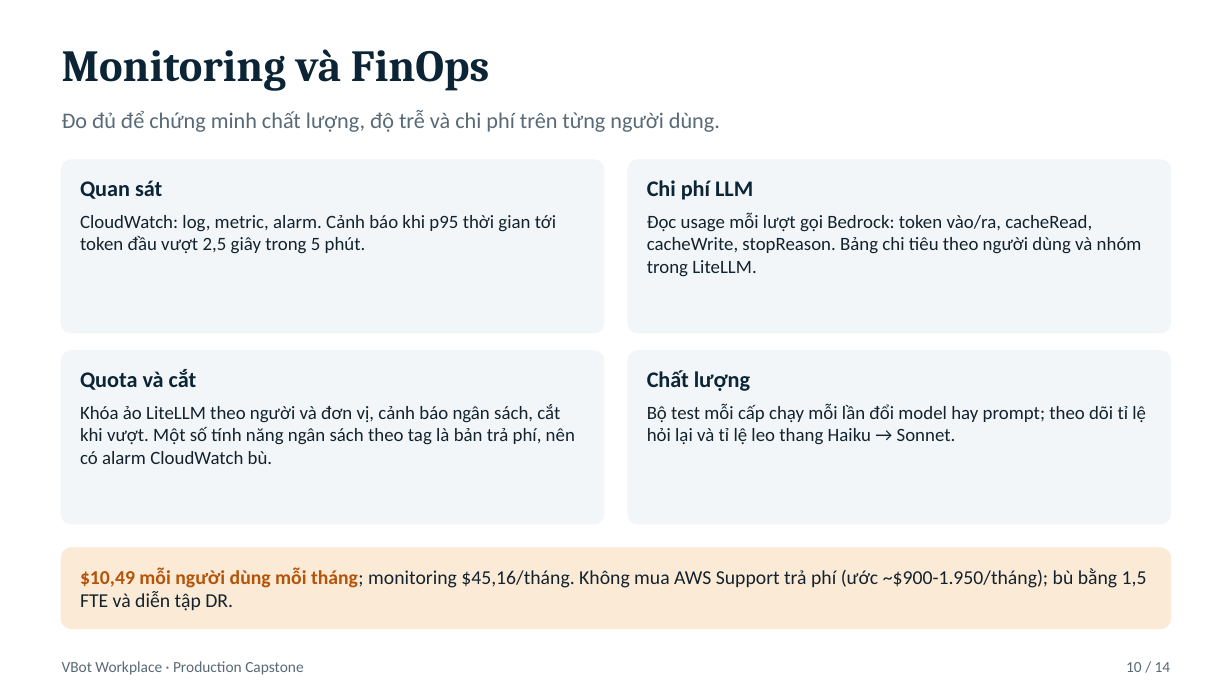
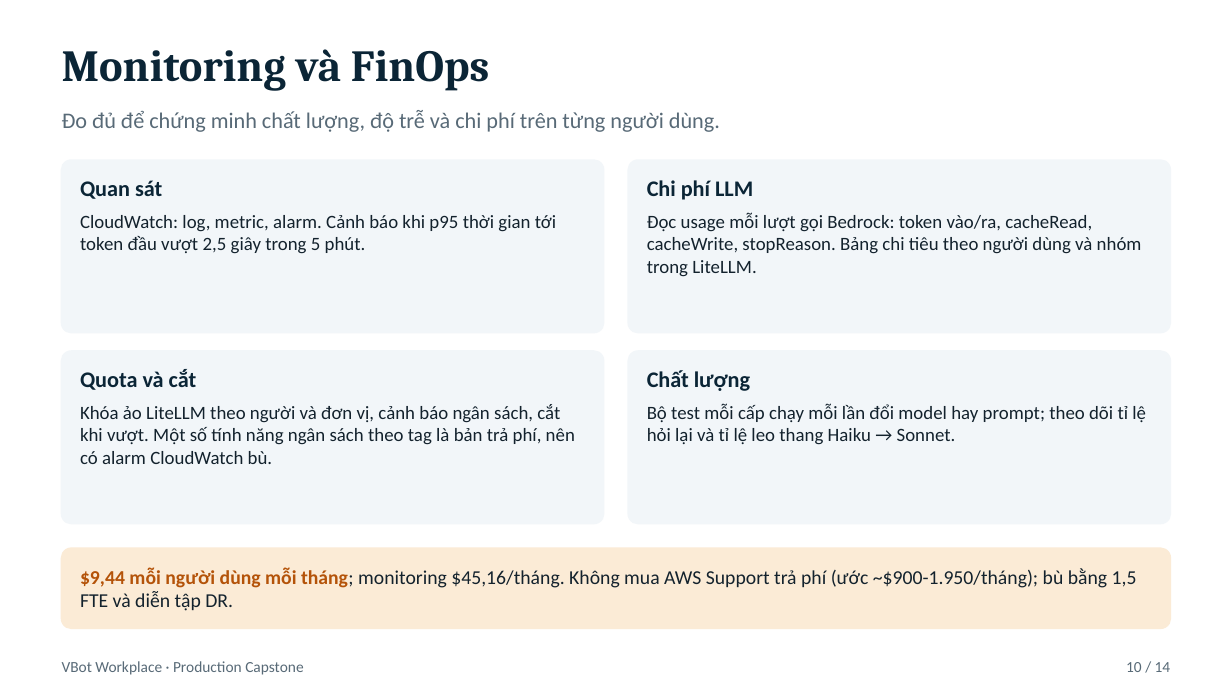
Before and after one commit to TuTune04/K4-Track2-Day28-TTL, a slide deck: slide 11 of submit/VBot_slide.pptx. Drawn at 1232x693 pixels with LibreOffice and Linux fonts; fonts in the diff are those of the drawing. Boxes give left, top, right and bottom in pixels: in the first picture for what was removed or moved away, otherwise in the second. Text is boxed around its words. In the diff, an @@ line names an element or a change of style, - is before the commit and + after.

```diff
--- a/submit/VBot_slide.pptx
+++ b/submit/VBot_slide.pptx
@@ text at (80, 568, 1137, 611): text changed @@
-$10,49 mỗi người dùng mỗi tháng; monitoring $45,16/tháng. Không mua AWS Support trả phí (ước ~$900-1.950/tháng); bù bằng 1,5 FTE và diễn tập DR.
+$9,44 mỗi người dùng mỗi tháng; monitoring $45,16/tháng. Không mua AWS Support trả phí (ước ~$900-1.950/tháng); bù bằng 1,5 FTE và diễn tập DR.
```
Also in this commit, not shown: 10 other slides changed, 10 other files.
